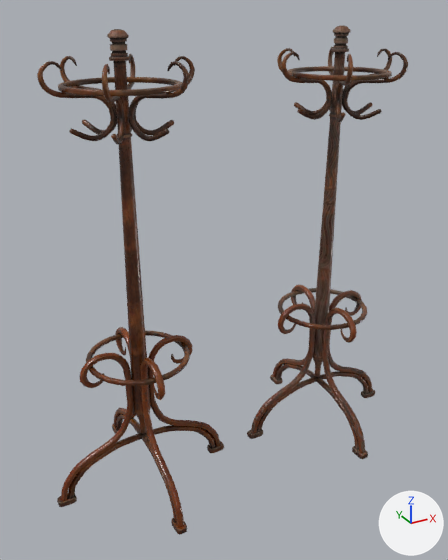
The glTF model public/models/hallway/wooden_coat_rack.glb: old version first, new version second.
Rendered twice from a camera (50 mm lens) standing at (-1.06, -1.83, 1.67) and looking at (-0.04, 0.0, 0.75). Lighting does not change. The marker at lower right points along +X, +Y and +Z. The first picture is the older version. Where no turn or scale is listed for an object, it has been applied to the vertices.
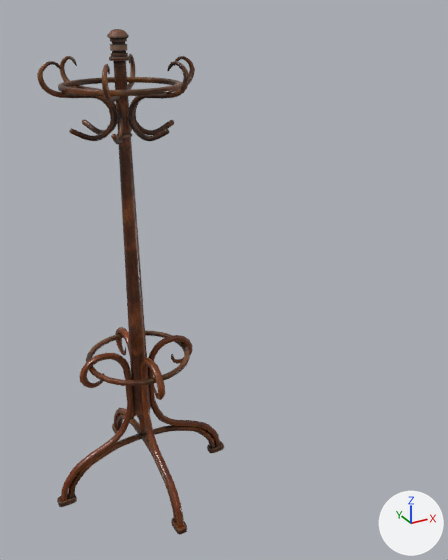
Changed parts and their boxes [x1, y1, x2, y2] in the pictures (448 x 560 px):
'Object_6', deleted (brown): before [247, 25, 408, 459]

The edits, one by one:
Object 'Object_6' (ob_object_6) is deleted.
